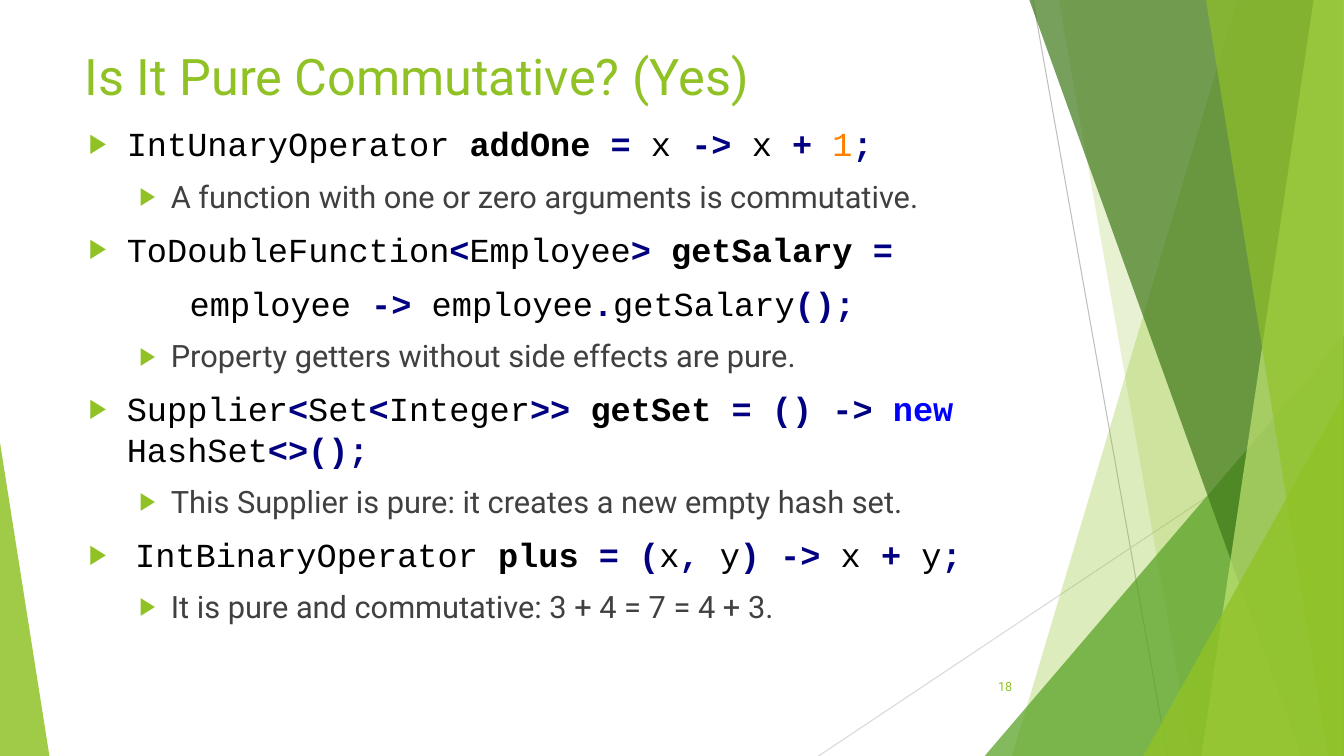
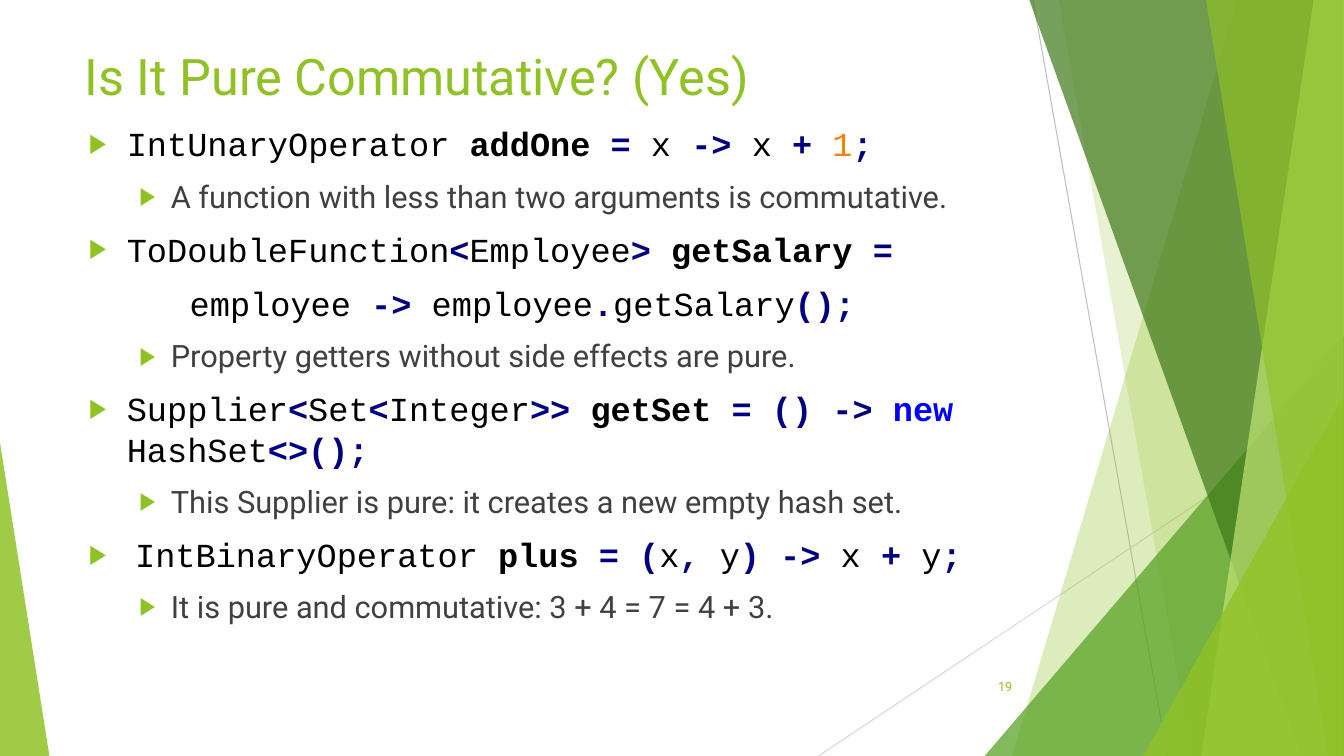
Before and after one commit to RichardRoda/2017-CodePaLOUsa-Lambda, a slide deck: slide 19 of Learning to Love the Lambda in the Stream.pptx (slide 18 before the commit). Drawn at 1344x756 pixels with LibreOffice and Linux fonts; fonts in the diff are those of the drawing. Boxes give left, top, right and bottom in pixels: in the first picture for what was removed or moved away, otherwise in the second. Text is boxed around its words. In the diff, an @@ line names an element or a change of style, - is before the commit and + after.

Commit message:
Cleanup slides.  Seperate concept of pure function and commutative function.

```diff
--- a/Learning to Love the Lambda in the Stream.pptx
+++ b/Learning to Love the Lambda in the Stream.pptx
@@ text at [171,184,947,215]: text changed @@
-  ▶ A function with one or zero arguments is commutative.
+  ▶ A function with less than two arguments is commutative.
```
Also in this commit, not shown: 9 other slides changed, 1 slide added.
